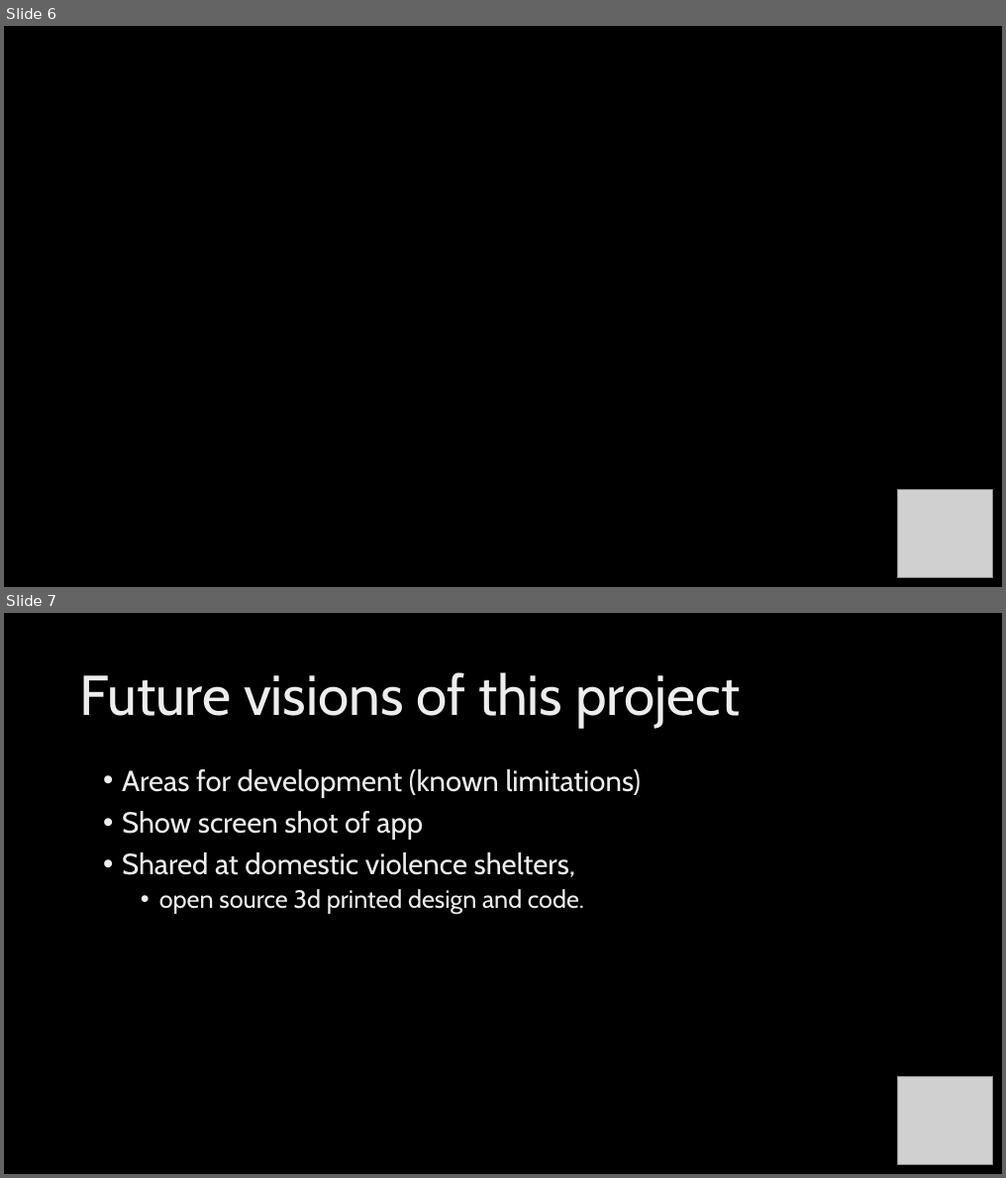
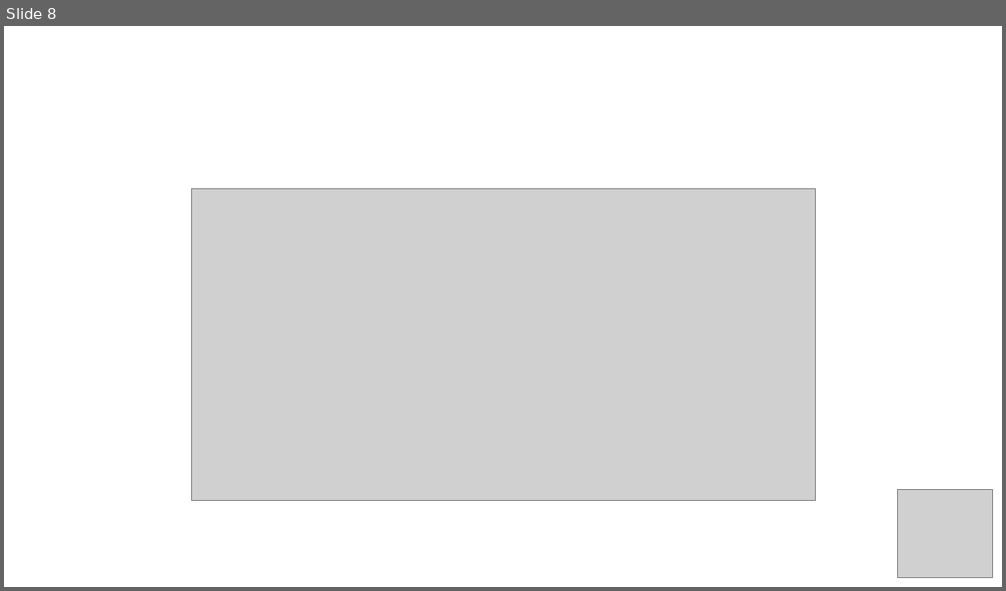
Before and after one commit to kjlyon/safe-house, a slide deck: IoT-Hackathon-presentation.pptx. Shown one above the other, each under a label of ours: slides 6 and 7 before the commit, slide 8 after it. The pictures are 1006x1178 and 1006x591 pixels, drawn with LibreOffice and Linux fonts; fonts in the diff are those of the drawing; grey boxes stand for pictures; background and template pictures are left out. Boxes give left, top, right and bottom in pixels: in the first picture for what was removed or moved away, otherwise in the second. Text is boxed around its words. In the diff, an @@ line names an element or a change of style, - is before the commit and + after.

```diff
--- a/IoT-Hackathon-presentation.pptx
+++ b/IoT-Hackathon-presentation.pptx
@@ slide 7 removed at (4, 613, 1002, 1174), background picture (left out) @@
@@ title removed at (80, 672, 740, 728) @@
-Future visions of this project
@@ text removed at (122, 769, 642, 914) @@
-• Areas for development (known limitations)
-• Show screen shot of app
-• Shared at domestic violence shelters,
-  • open source 3d printed design and code.
@@ picture removed at (898, 1077, 992, 1164) @@
@@ what was slide 6 is now slide 8 @@
@@ slide 8 changed as well @@
@@ background picture (left out) to #FFFFFF @@
@@ picture added at (191, 188, 815, 500) @@
```
Also in this commit, not shown: 2 other slides changed, 5 slides added, 4 other slides removed, 1 other file.
